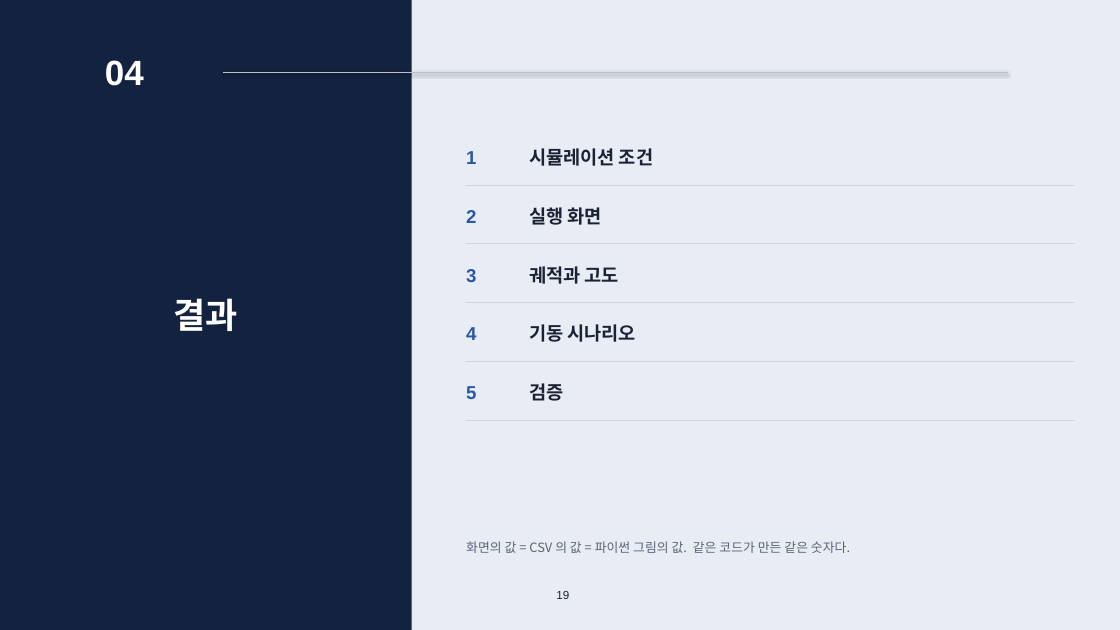
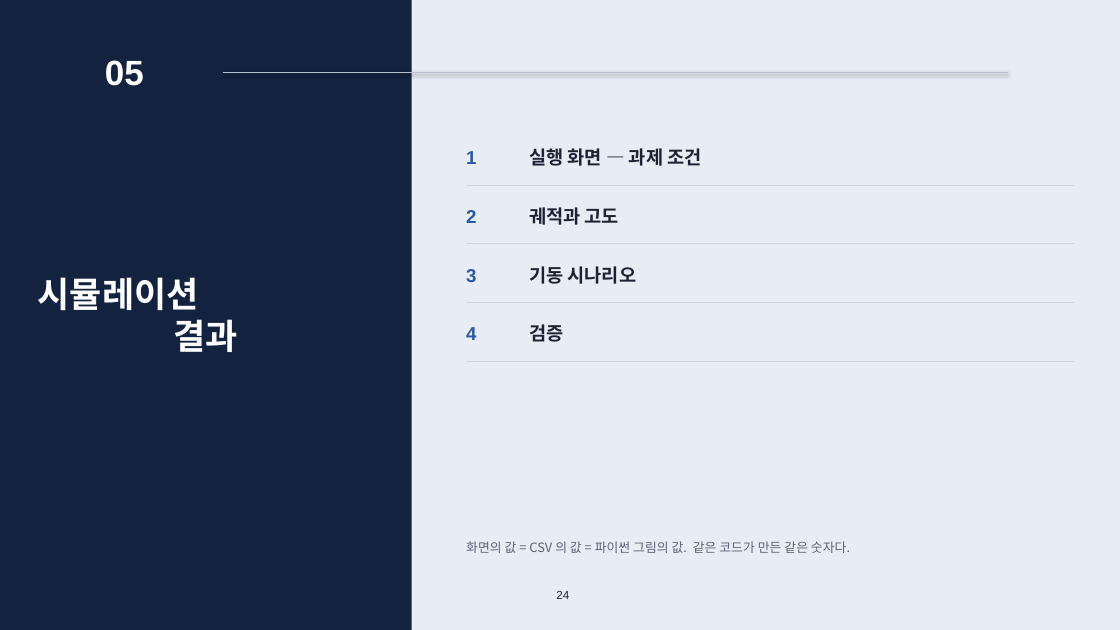
Before and after one commit to harley-hwan/radar-sw-study, a slide deck: slide 24 of Part3_TargetSim/ref/산출물/Chapter3_target_simulation.pptx (slide 19 before the commit). Drawn at 1120x630 pixels with LibreOffice and Linux fonts; fonts in the diff are those of the drawing. Boxes give left, top, right and bottom in pixels: in the first picture for what was removed or moved away, otherwise in the second. Text is boxed around its words. In the diff, an @@ line names an element or a change of style, - is before the commit and + after.

```diff
--- a/Part3_TargetSim/ref/산출물/Chapter3_target_simulation.pptx
+++ b/Part3_TargetSim/ref/산출물/Chapter3_target_simulation.pptx
@@ text at <box>105,60,144,86</box>: text changed @@
-04
+05
@@ text at <box>529,148,701,166</box>: text changed @@
-시뮬레이션 조건
+실행 화면 — 과제 조건
@@ text removed at <box>529,207,602,225</box> @@
-실행 화면
@@ 3 texts: place and size @@
-3 texts at <box>529,266,637,401</box>
+3 texts at <box>529,207,637,342</box>
@@ text at <box>38,277,238,352</box>: text changed @@
-결과
+시뮬레이션
+결과
@@ text removed at <box>466,386,476,399</box> @@
-5
@@ line removed from (466, 420) to (1075, 420) @@
@@ page number at <box>556,591,569,599</box>: text changed @@
-19
+24
```
Also in this commit, not shown: 19 other slides changed, 9 slides added, 7 slides removed, 9 other files.
